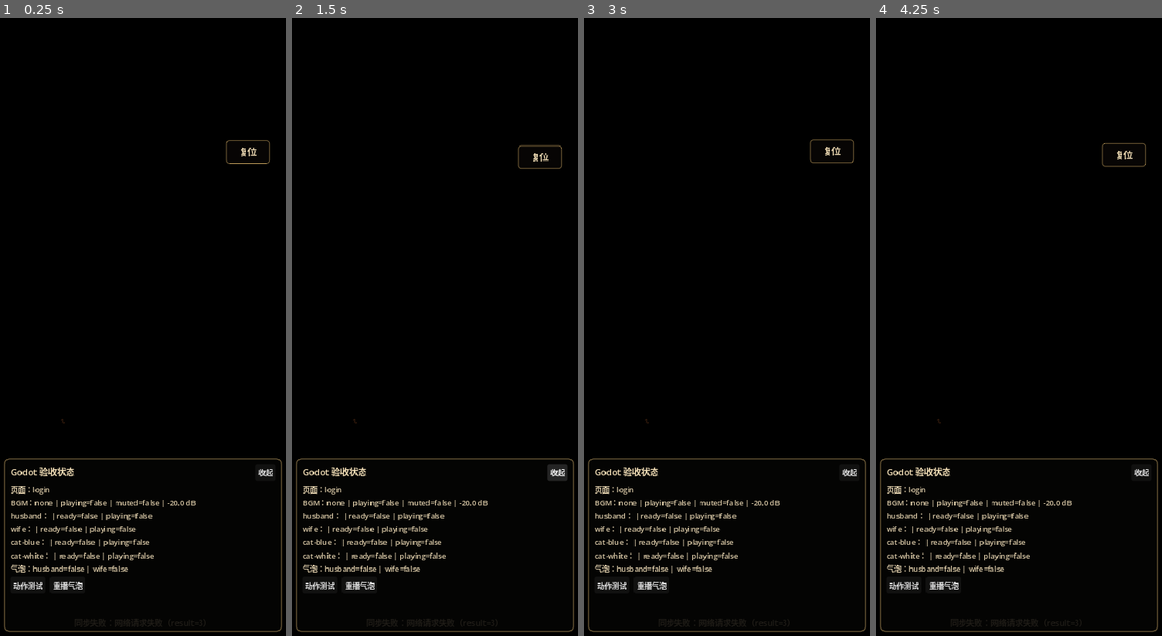
Above: before the commit, frames 1-4 (left to right).
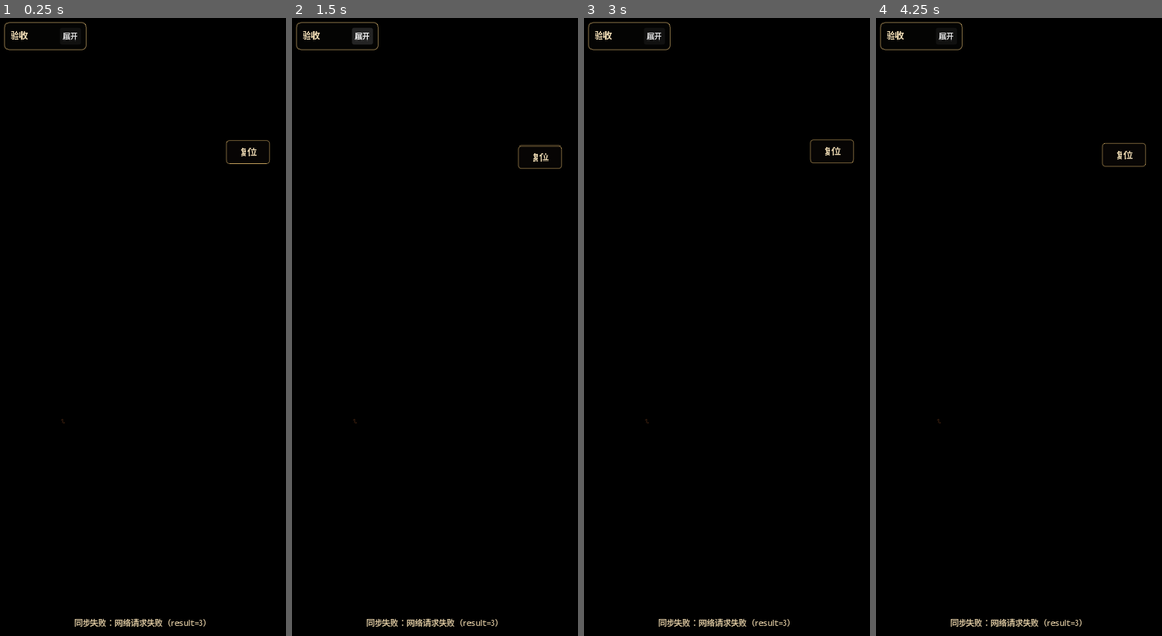
Above: after the commit, the same moments.

Repository: a1040060844/laoniu-husband-client
Game: Godot game, scene res://scenes/main.tscn
Same seed, same stepped clock (60 frames per second), same inputs: the game is played once before the commit and once after it.
Inputs (mouse positions are in pixels of both pictures, inside the frame that each line leads up to):
- Up to frame 1 (0.25 s): no input
- Up to frame 2 (1.5 s): click "收起" (after the commit: "展开") at 0.5 s; click "展开" (after the commit: "收起") at 1.25 s
- Up to frame 3 (3 s): click (658, 598) at 2 s; click (658, 592) at 2.77 s
- Up to frame 4 (4.25 s): click (950, 598) at 3.52 s

The runs differ from the first frame. In frame 1, 3.3% of the frame differs, in the area x 1-99%, y 0-100%; in frame 2, 3.5%; in frame 3, 3.3%; in frame 4, 3.3%.

Commit message:
fix: keep debug validation panel out of gameplay controls

Diff:
--- a/godot-wechat/src/validation_debug_overlay.gd
+++ b/godot-wechat/src/validation_debug_overlay.gd
@@ -5,7 +5,7 @@
 var _status: Label
 var _toggle: Button
 var _actions: HBoxContainer
-var _collapsed: bool = false
+var _collapsed: bool = true
 var _elapsed: float = 0.0
 
 func _ready() -> void:
@@ -44,14 +44,14 @@
     box.add_child(header)
 
     var title: Label = Label.new()
-    title.text = "Godot 验收状态"
+    title.text = "验收"
     title.add_theme_font_size_override("font_size", 12)
     title.add_theme_color_override("font_color", Color("f3dfb7"))
     title.size_flags_horizontal = Control.SIZE_EXPAND_FILL
     header.add_child(title)
 
     _toggle = Button.new()
-    _toggle.text = "收起"
+    _toggle.text = "展开"
     _toggle.focus_mode = Control.FOCUS_NONE
     _toggle.add_theme_font_size_override("font_size", 10)
     _toggle.pressed.connect(_toggle_panel)
@@ -61,10 +61,12 @@
     _status.add_theme_font_size_override("font_size", 10)
     _status.add_theme_color_override("font_color", Color("d9c8a6"))
     _status.autowrap_mode = TextServer.AUTOWRAP_WORD_SMART
+    _status.visible = false
     box.add_child(_status)
 
     _actions = HBoxContainer.new()
     _actions.add_theme_constant_override("separation", 6)
+    _actions.visible = false
     box.add_child(_actions)
 
     var animation_test: Button = Button.new()
@@ -103,9 +105,12 @@
     if _panel == null:
         return
     var viewport_size: Vector2 = get_viewport().get_visible_rect().size
-    var height: float = 54.0 if _collapsed else 236.0
-    _panel.position = Vector2(6.0, viewport_size.y - height - 6.0)
-    _panel.size = Vector2(viewport_size.x - 12.0, height)
+    if _collapsed:
+        _panel.position = Vector2(6.0, 6.0)
+        _panel.size = Vector2(112.0, 38.0)
+    else:
+        _panel.position = Vector2(6.0, 6.0)
+        _panel.size = Vector2(viewport_size.x - 12.0, 236.0)
 
 func _toggle_panel() -> void:
     _collapsed = not _collapsed
